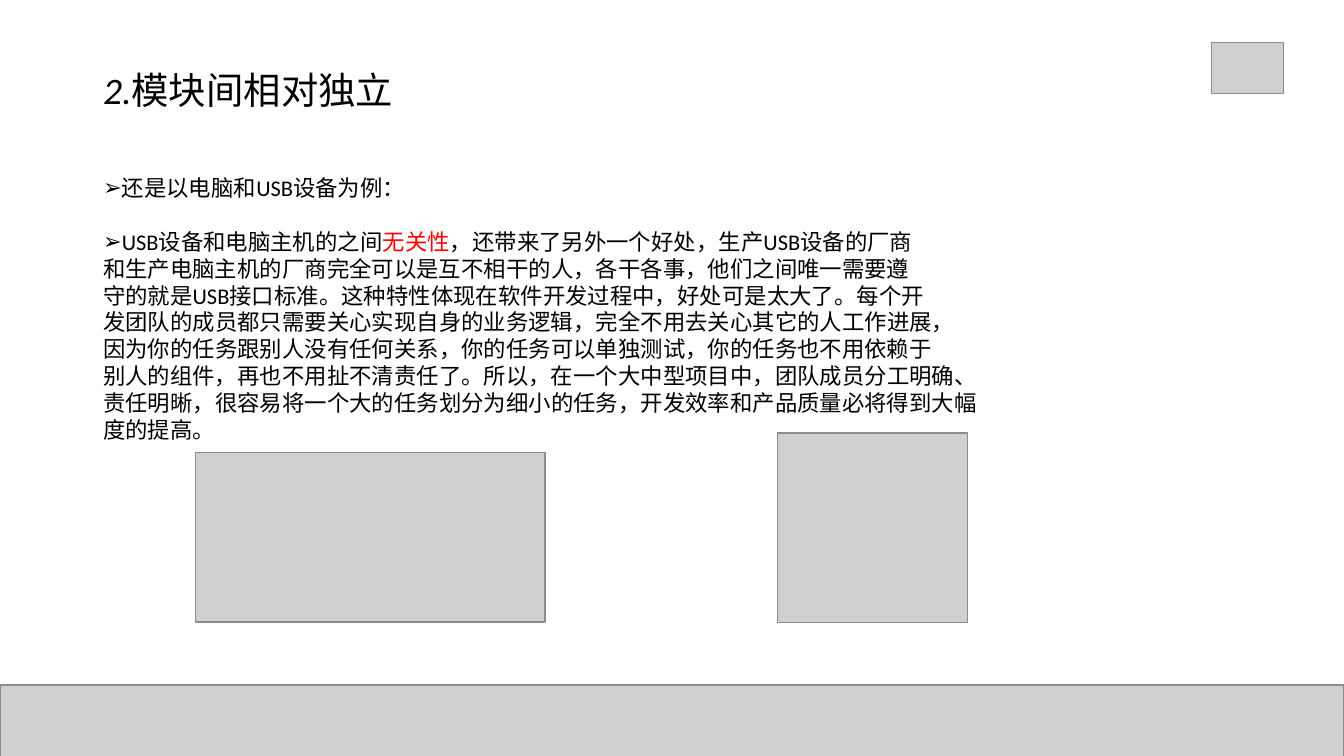
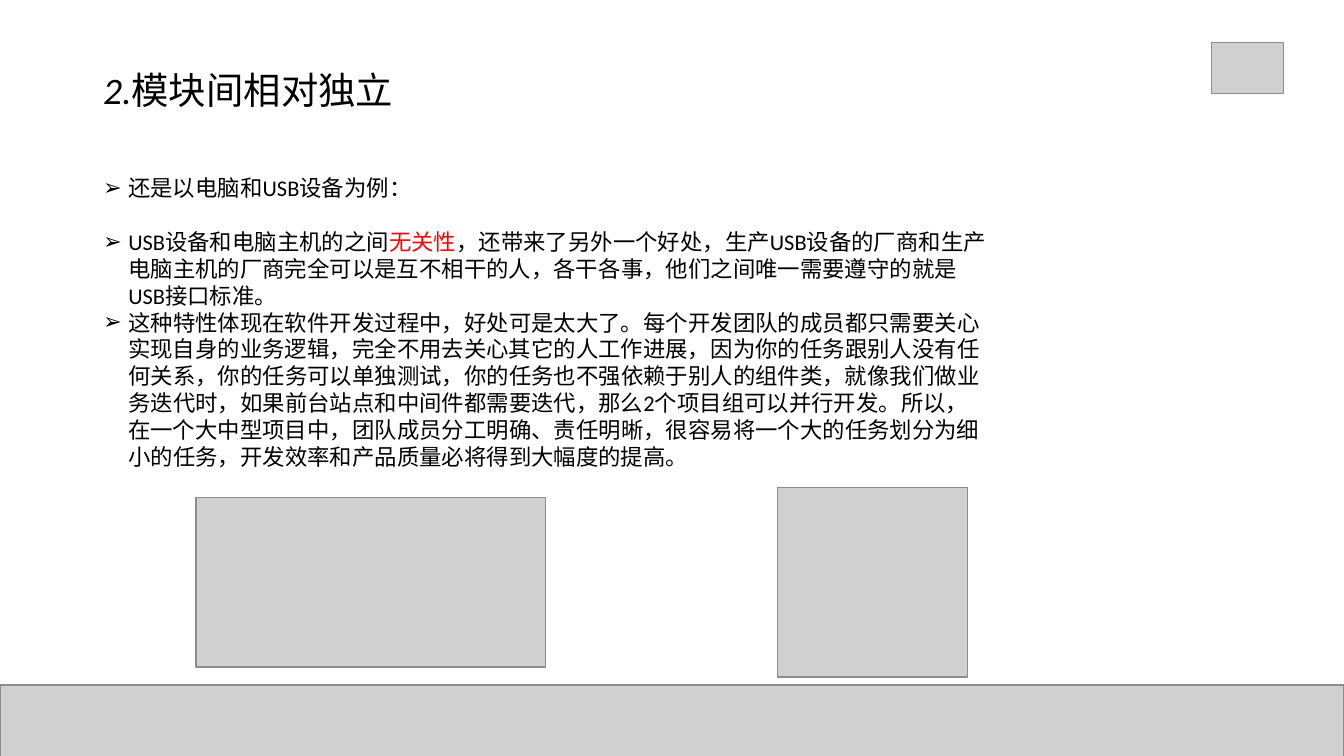
Before and after one commit to Mrchensama/DependenceInjection, a slide deck: slide 10 of 陈胡-依赖注入.pptx. Drawn at 1344x756 pixels with LibreOffice and Linux fonts; fonts in the diff are those of the drawing; grey boxes stand for pictures. Boxes give left, top, right and bottom in pixels: in the first picture for what was removed or moved away, otherwise in the second. Text is boxed around its words. In the diff, an @@ line names an element or a change of style, - is before the commit and + after.

```diff
--- a/陈胡-依赖注入.pptx
+++ b/陈胡-依赖注入.pptx
@@ text at bbox=[128, 177, 411, 198]: indent changed @@
@@ text at bbox=[128, 231, 986, 468]: text changed @@
-➢ USB设备和电脑主机的之间无关性，还带来了另外一个好处，生产USB设备的厂商
-和生产电脑主机的厂商完全可以是互不相干的人，各干各事，他们之间唯一需要遵
-守的就是USB接口标准。这种特性体现在软件开发过程中，好处可是太大了。每个开
-发团队的成员都只需要关心实现自身的业务逻辑，完全不用去关心其它的人工作进展，
-因为你的任务跟别人没有任何关系，你的任务可以单独测试，你的任务也不用依赖于
-别人的组件，再也不用扯不清责任了。所以，在一个大中型项目中，团队成员分工明确、责任明晰，很容易将一个大的任务划分为细小的任务，开发效率和产品质量必将得到大幅度的提高。
+➢ USB设备和电脑主机的之间无关性，还带来了另外一个好处，生产USB设备的厂商和生产电脑主机的厂商完全可以是互不相干的人，各干各事，他们之间唯一需要遵守的就是USB接口标准。
+➢ 这种特性体现在软件开发过程中，好处可是太大了。每个开发团队的成员都只需要关心实现自身的业务逻辑，完全不用去关心其它的人工作进展，因为你的任务跟别人没有任何关系，你的任务可以单独测试，你的任务也不强依赖于别人的组件类，就像我们做业务迭代时，如果前台站点和中间件都需要迭代，那么2个项目组可以并行开发。所以，在一个大中型项目中，团队成员分工明确、责任明晰，很容易将一个大的任务划分为细小的任务，开发效率和产品质量必将得到大幅度的提高。
@@ picture: place and size @@
-picture at bbox=[196, 453, 546, 622]
+picture at bbox=[196, 497, 546, 667]
@@ picture: place and size @@
-picture at bbox=[778, 433, 968, 622]
+picture at bbox=[778, 488, 968, 677]
```
Also in this commit, not shown: 28 other slides changed, 4 slides added, 4 slides removed, 5 other files.
